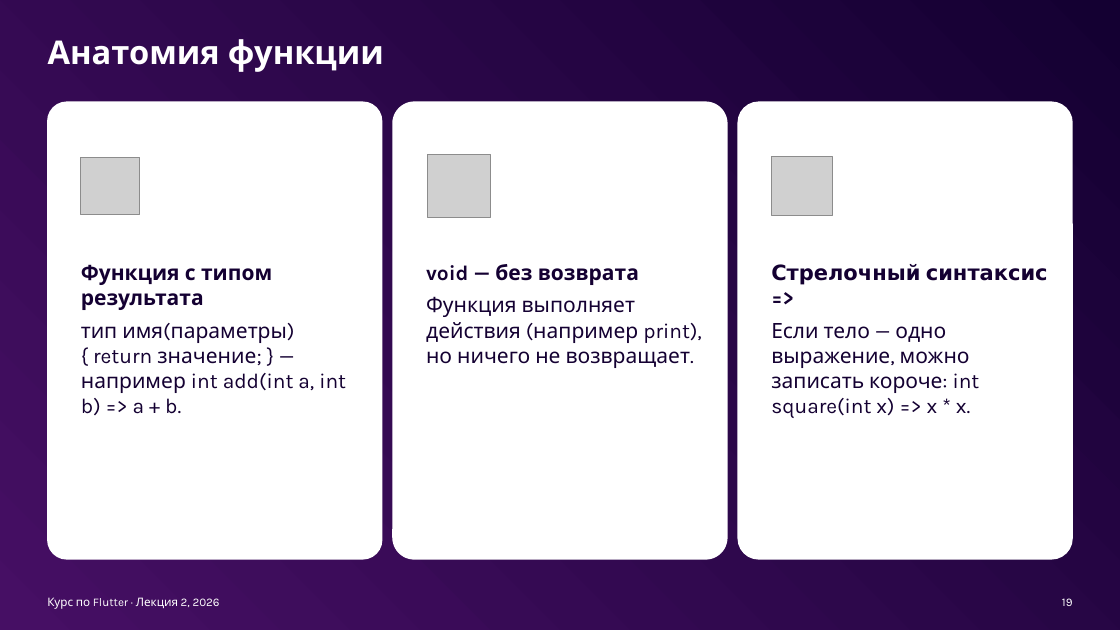
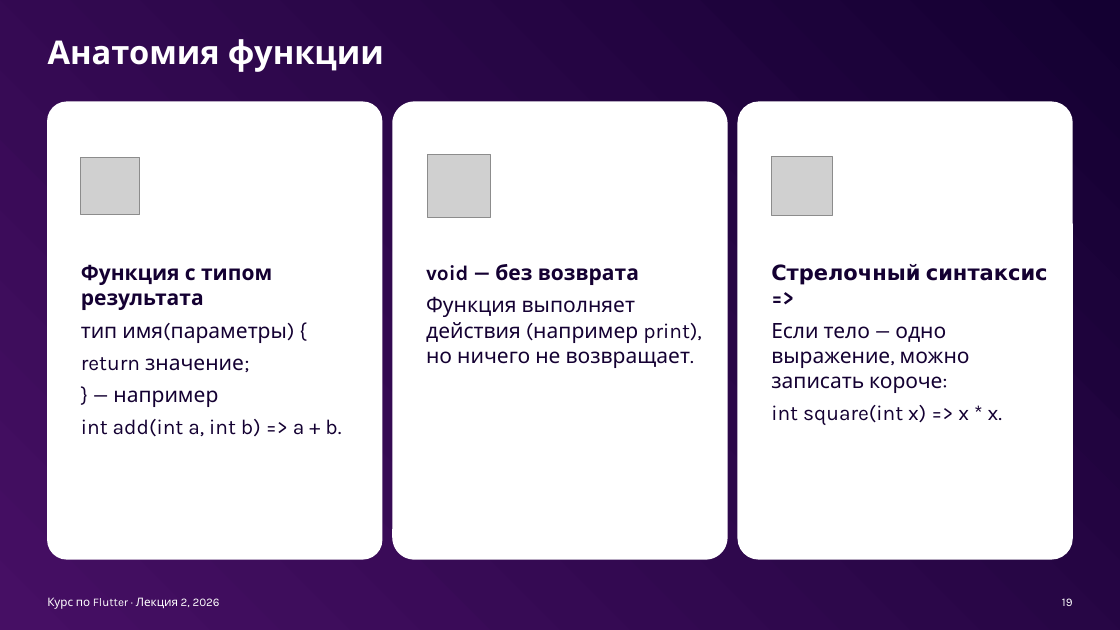
Before and after one commit to xander9112/university_flutter_course, a slide deck: slide 19 of Лекция 2 - Dart - Синтаксис и основы/Лекция 2 - Dart - Синтаксис и основы.pptx. Drawn at 1120x630 pixels with LibreOffice and Linux fonts; fonts in the diff are those of the drawing; grey boxes stand for pictures; background and template pictures are left out. Boxes give left, top, right and bottom in pixels: in the first picture for what was removed or moved away, otherwise in the second. Text is boxed around its words. In the diff, an @@ line names an element or a change of style, - is before the commit and + after.

```diff
--- a/Лекция 2 - Dart - Синтаксис и основы/Лекция 2 - Dart - Синтаксис и основы.pptx
+++ b/Лекция 2 - Dart - Синтаксис и основы/Лекция 2 - Dart - Синтаксис и основы.pptx
@@ text at (81,326,341,436): text changed @@
-тип имя(параметры) { return значение; } — например int add(int a, int b) => a + b.
+тип имя(параметры) {
+return значение;
+} — например
+int add(int a, int b) => a + b.
@@ text at (771,323,1002,425): text changed @@
-Если тело — одно выражение, можно записать короче: int square(int x) => x * x.
+Если тело — одно выражение, можно записать короче:
+int square(int x) => x * x.
```
Also in this commit, not shown: 9 other slides changed.
